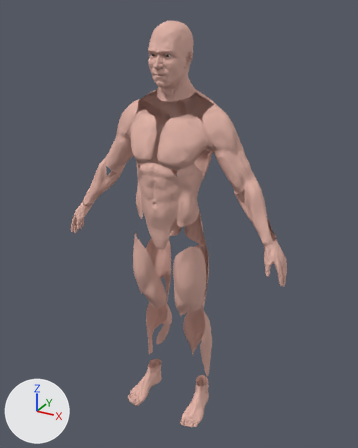
Two versions of the glTF model static/models/Male7.glb, one commit apart.
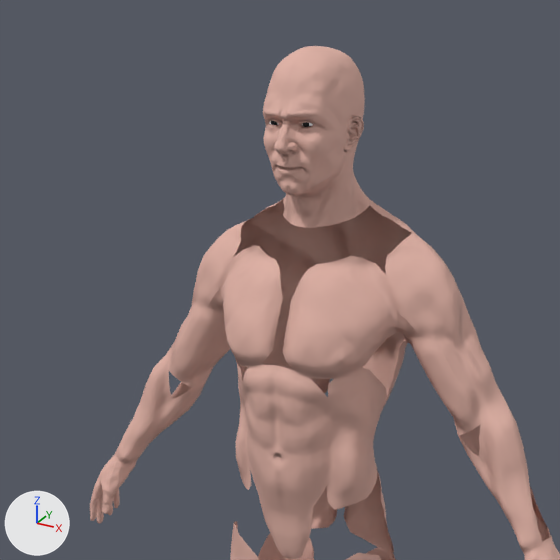
There are two pictures of each version: one whole from a 50 mm camera at (1.1, -1.934, 1.06) aimed at (0.018, 0.033, 0.077), one close up on the part from 9% to 78% of the width and 0% to 56% of the height. Arrows for +X, +Y and +Z are at lower left; the lights stay in place.

In view in the first close-up: 'Abs', 'Biceps Brachii', 'Chest', 'External Oblique', 'Forearms', 'Glutes', 'Hand (Grip)', 'Head', 'Jaw Muscles', 'Lats', 'Shoulders Deltoid', 'Traps'.
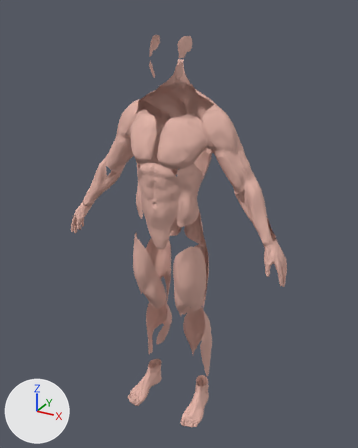
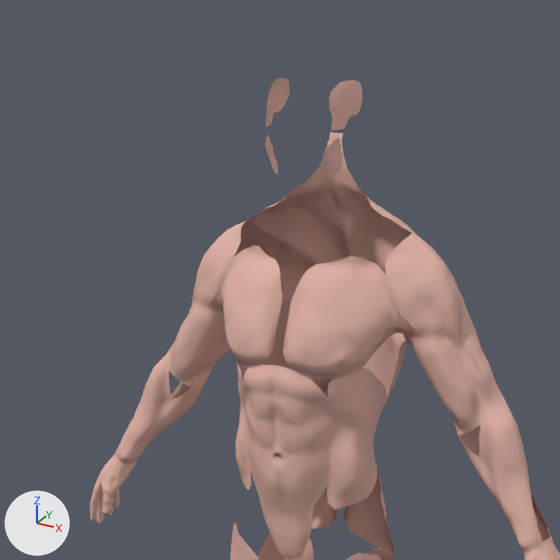
Where the change shows, as pixel boxes [x1, y1, x2, y2] in the close-ups (560 x 560 px):
'Head', deleted
    before: [263, 46, 370, 228]
    faces in mat_char_mlp: [263, 46, 370, 228]

What the commit changed:
Object 'Head' (ob_head) is deleted.
